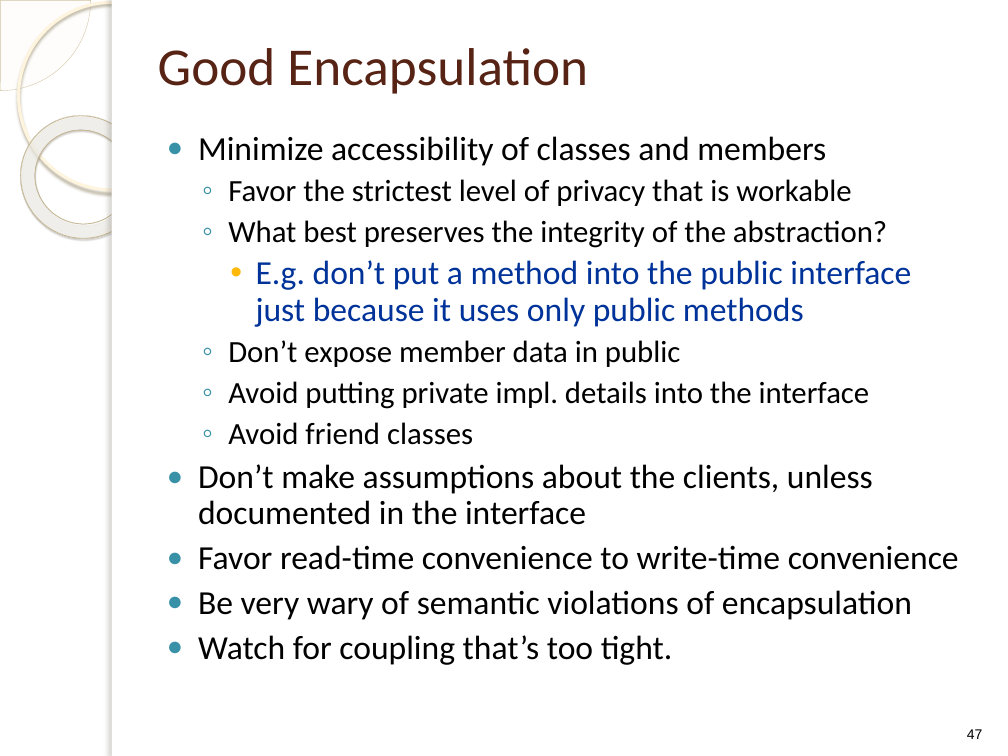
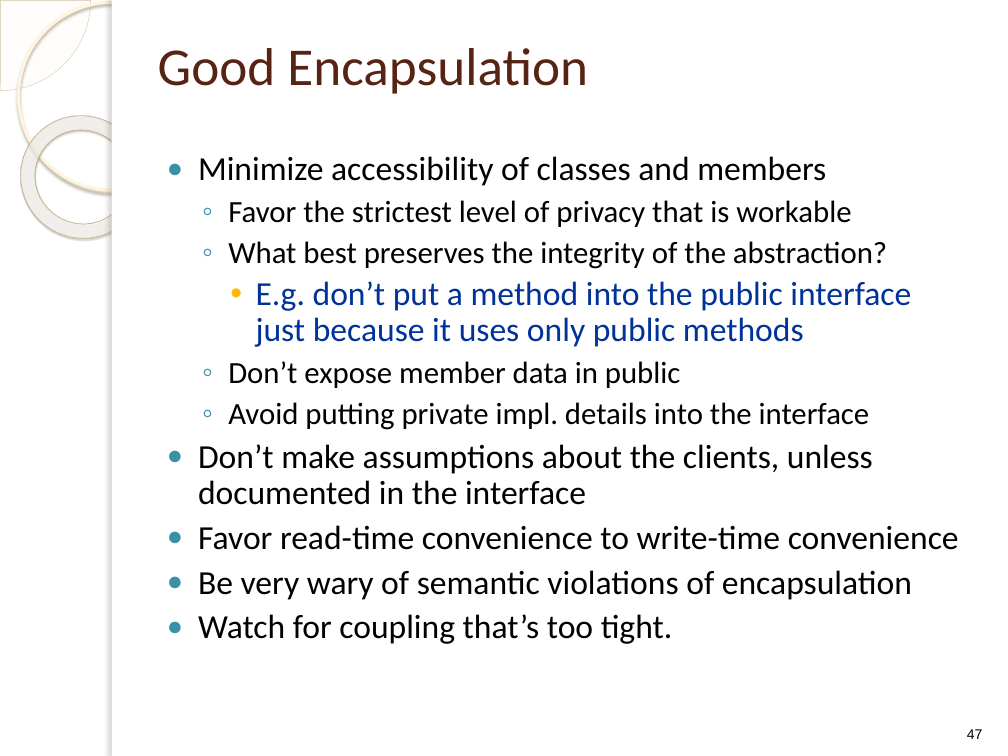
Before and after one commit to f1lm/MS-2014-Boise-State-University, a slide deck: slide 47 of Advance Software Engineering/Lecture Notes/ClassDesign.pptx. Drawn at 1008x756 pixels with LibreOffice and Linux fonts; fonts in the diff are those of the drawing; background and template pictures are left out. Boxes give left, top, right and bottom in pixels: in the first picture for what was removed or moved away, otherwise in the second. Text is boxed around its words. In the diff, an @@ line names an element or a change of style, - is before the commit and + after.

```diff
--- a/Advance Software Engineering/Lecture Notes/ClassDesign.pptx
+++ b/Advance Software Engineering/Lecture Notes/ClassDesign.pptx
@@ text "Minimize accessibility of classes and ..." moved from (x1=198, y1=136, x2=959, y2=665) to (x1=198, y1=156, x2=959, y2=644) @@
@@ text at (x1=228, y1=422, x2=473, y2=445): paragraph removed @@
-  ◦ Avoid friend classes
```
Also in this commit, not shown: 15 other slides changed, 2 slides removed.
